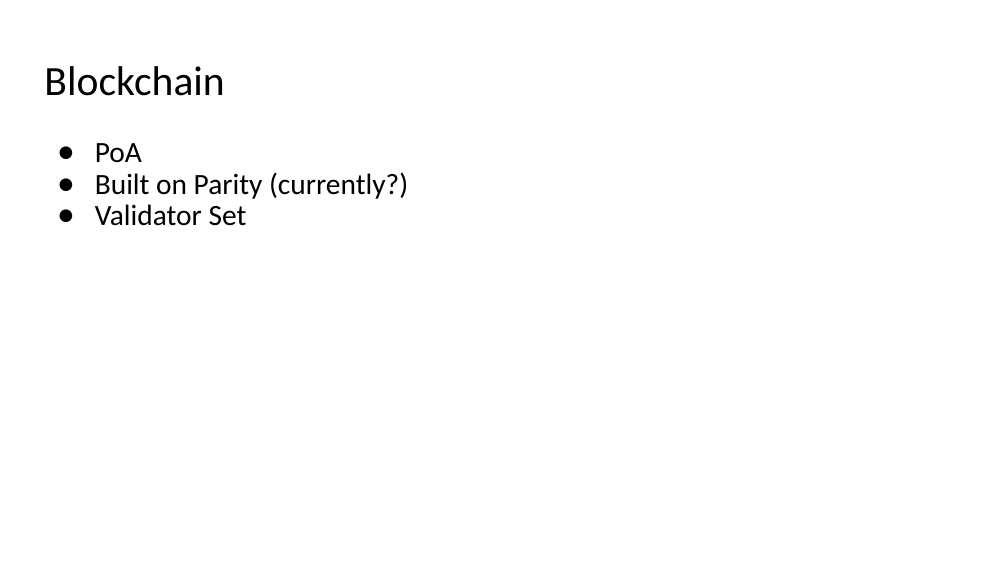
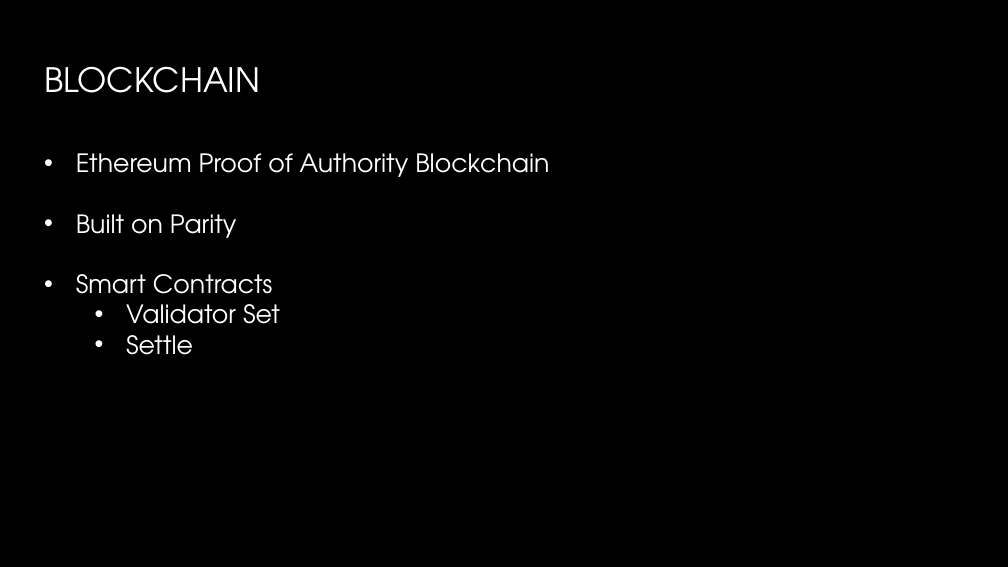
Before and after one commit to JacobEberhardt/decentralized-energy-trading, a slide deck: slide 10 of documentation/Milestone Presentation.pptx (slide 6 before the commit). Drawn at 1008x567 pixels with LibreOffice and Linux fonts; fonts in the diff are those of the drawing; background and template pictures are left out. Boxes give left, top, right and bottom in pixels: in the first picture for what was removed or moved away, otherwise in the second. Text is boxed around its words. In the diff, an @@ line names an element or a change of style, - is before the commit and + after.

```diff
--- a/documentation/Milestone Presentation.pptx
+++ b/documentation/Milestone Presentation.pptx
@@ background #FFFFFF to picture (left out) @@
@@ title at (44, 66, 260, 93): text changed; size 29.7 to 24 pt; font Calibri to TeX Gyre Adventor; text colour #000000 to gradient #FFFFFF to #A6A6A6 @@
-Blockchain
+BLOCKCHAIN
@@ text removed at (95, 143, 408, 226) @@
-● PoA
-● Built on Parity (currently?)
-● Validator Set
@@ text added at (76, 153, 549, 355), 18 pt, text #FFFFFF @@
+• Ethereum Proof of Authority Blockchain
+• Built on Parity
+• Smart Contracts
+  • Validator Set
+  • Settle
```
Also in this commit, not shown: 7 other slides changed, 6 slides added, 3 slides removed.
